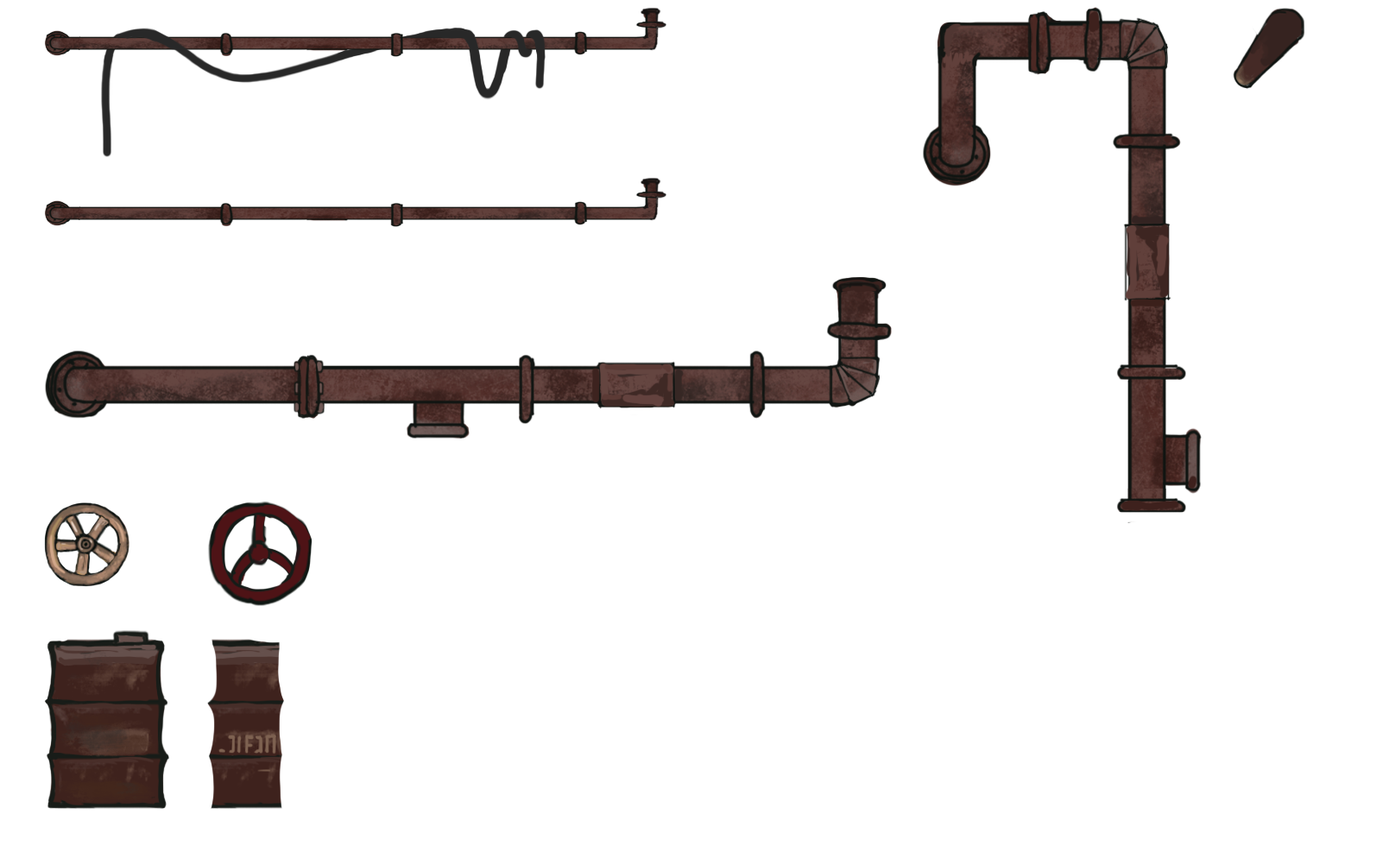
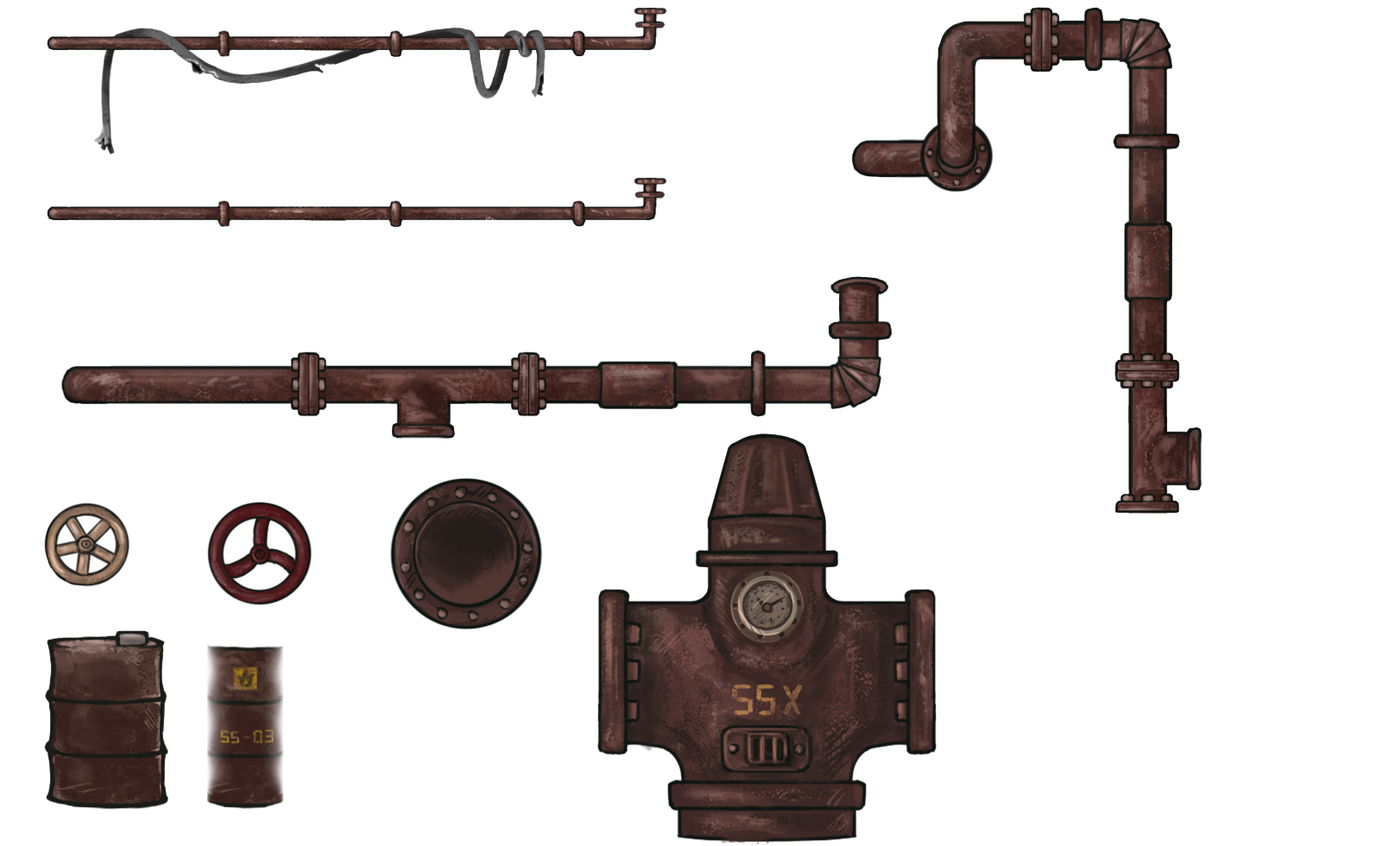
Comparing the layer stacks of the two 1395 x 846 images. Changes:
painted on "barrel1" over [206, 638, 284, 810]
painted on "barrel2" over [44, 629, 170, 810]
painted on "tube_rope" over [44, 6, 668, 158]
painted on "tube_thin" over [44, 176, 668, 227]
painted on "tube_big" over [44, 276, 893, 440]
painted on "tube_hole_1" over [922, 6, 1203, 523]
added layer "tube_connetion" above "tube_hole_2" over [919, 118, 994, 192]
painted on "tube_hole_2" over [877, 6, 1305, 179]
added layer "tube_hole_3" above "valve" over [850, 138, 934, 179]
painted on "valve" over [44, 502, 131, 587]
painted on "valve_2" over [207, 500, 313, 606]
added layer "dashboard" above "tube_huge_2" over [736, 573, 799, 637]
added layer "tube_huge_2" above "tube_huge_1" over [731, 682, 803, 717]
added layer "tube_huge_1" above "tube_huge" over [719, 724, 814, 775]
added layer "tube_huge" above "tube_connetion_2" over [597, 433, 937, 846]
added layer "tube_connetion_2" over [389, 477, 543, 630]
